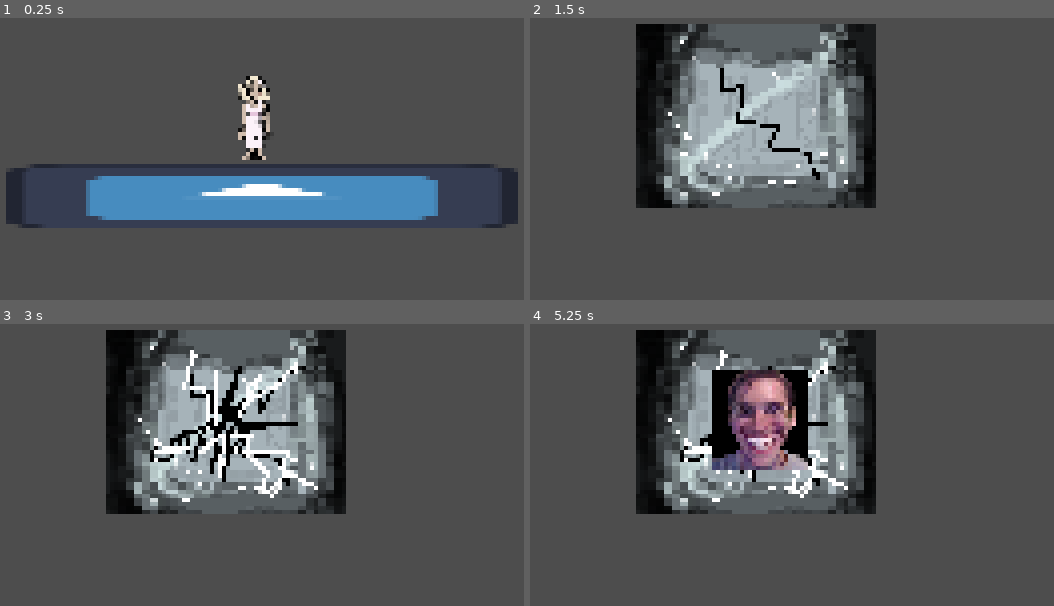
Above: before the commit, frames 1-4 (two rows, left to right).
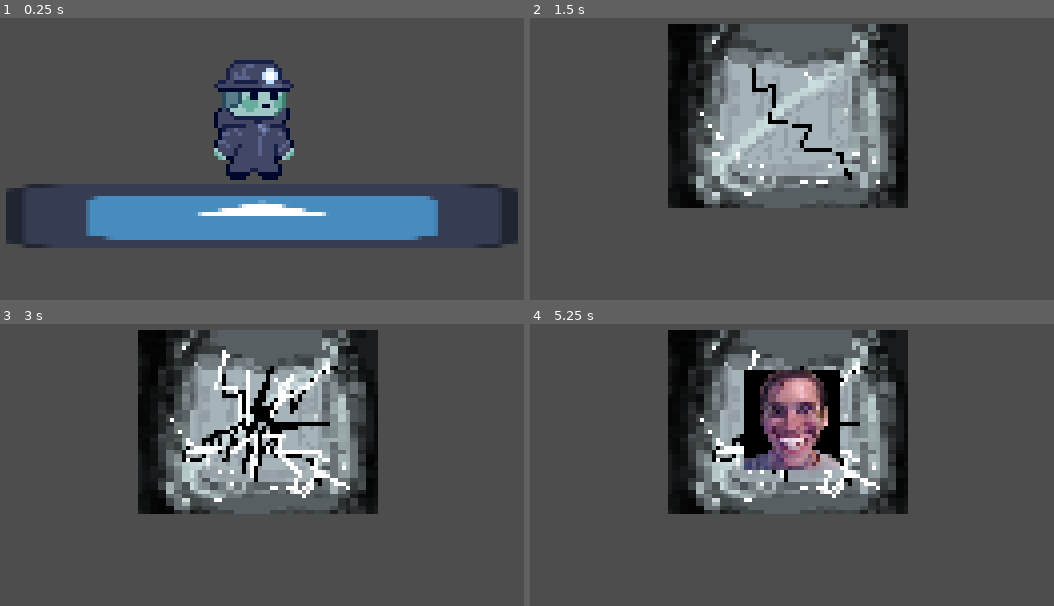
Above: after the commit, the same moments.

Repository: LukeStump/MinerMeltdown
Game: Godot game, scene res://main.tscn
Same seed, same stepped clock (60 frames per second), same inputs: the game is played once before the commit and once after it. The engine's default icon, where the game draws it, is replaced by a stand-in: a white triangle on a blue panel in a dark square.
Inputs (mouse positions are in pixels of both pictures, inside the frame that each line leads up to):
- Up to frame 1 (0.25 s): no input
- Up to frame 2 (1.5 s): tap Enter (ui_accept) at 0.5, 0.6, 0.77, 1.07, 1.25 s; move the mouse to (923, 102) at 0.52 s; hold Right (ui_right) from 0.53 s (still down); click (923, 102) at 0.67 s; move the mouse to (755, 116) at 1.27 s; click (755, 116) at 1.35 s
- Up to frame 3 (3 s): tap Enter (ui_accept) at 1.52, 1.55, 1.82, 2, 2.1, 2.75 s; move the mouse to (319, 346) at 2.02 s; release Right (ui_right) at 2.03 s; hold Left (ui_left) 2.03-2.78 s; move the mouse to (220, 498) at 2.77 s; hold Right (ui_right) from 2.78 s (still down); click (220, 498) at 2.85 s
- Up to frame 4 (5.25 s): tap Enter (ui_accept) at 3.02, 3.05, 3.32, 3.5, 3.6, 3.77, 4.07, 4.25, 4.52, 4.55, 4.82, 5.1 s; move the mouse to (975, 479) at 3.52 s; move the mouse to (592, 371) at 4.27 s; release Right (ui_right) at 4.28 s; hold Left (ui_left) 4.28-5.03 s; click (592, 371) at 4.35 s; move the mouse to (818, 425) at 5.02 s; hold Right (ui_right) from 5.03 s (still down); click (818, 425) at 5.17 s

The runs differ from the first frame. In frame 1, 16% of the frame differs, in the area x 1-99%, y 14-82%; in frame 2, 23%; in frame 3, 25%; in frame 4, 27%, in the area x 20-73%, y 2-68%.

Commit message:
fixed pixel art

Diff:
--- /dev/null
+++ b/FrontOnMining/frontMining.tscn
@@ -0,0 +1,8 @@
+[gd_scene load_steps=2 format=3 uid="uid://cqmoch33p82wq"]
+
+[ext_resource type="PackedScene" uid="uid://dsfyuk14qtsjl" path="res://FrontOnMining/FrontOnIce.tscn" id="1_1q0bg"]
+
+[node name="Mining" type="Node2D"]
+
+[node name="FrontOnIce" parent="." instance=ExtResource("1_1q0bg")]
+position = Vector2(81, 44)
--- a/FrontOnMining/mining.tscn
+++ /dev/null
@@ -1,8 +0,0 @@
-[gd_scene load_steps=2 format=3 uid="uid://cqmoch33p82wq"]
-
-[ext_resource type="PackedScene" uid="uid://dsfyuk14qtsjl" path="res://FrontOnMining/FrontOnIce.tscn" id="1_v5pd4"]
-
-[node name="Mining" type="Node2D"]
-
-[node name="FrontOnIce" parent="." instance=ExtResource("1_v5pd4")]
-position = Vector2(73, 44)
--- a/miner.gd
+++ b/Miner/miner.gd
@@ -11,8 +11,8 @@
 		velocity += get_gravity() * delta
 
 	# Handle jump.
-	if Input.is_action_just_pressed("ui_accept") and is_on_floor():
-		get_tree().change_scene_to_file("res://FrontOnMining/mining.tscn")
+	if Input.is_action_just_pressed("ui_accept"):
+		get_tree().change_scene_to_file("res://FrontOnMining/frontMining.tscn")
 
 	# Get the input direction and handle the movement/deceleration.
 	# As good practice, you should replace UI actions with custom gameplay actions.
--- a/miner.tscn
+++ b/Miner/miner.tscn
@@ -1,21 +1,20 @@
 [gd_scene load_steps=4 format=3 uid="uid://dkmg7anlmcbpk"]
 
-[ext_resource type="Script" path="res://miner.gd" id="1_05lf5"]
-[ext_resource type="Texture2D" uid="uid://h8tpmmdlo64u" path="res://front_normal.png" id="2_qsl0s"]
+[ext_resource type="Script" path="res://Miner/miner.gd" id="1_05lf5"]
+[ext_resource type="Texture2D" uid="uid://cogp6jxvygrgb" path="res://Miner/MINERstill.png" id="2_ry38b"]
 
 [sub_resource type="CapsuleShape2D" id="CapsuleShape2D_rjl1q"]
-radius = 38.0
-height = 194.0
+radius = 11.0
+height = 32.0
 
 [node name="Miner" type="CharacterBody2D"]
-scale = Vector2(0.114676, 0.114676)
 script = ExtResource("1_05lf5")
 
 [node name="CollisionShape2D" type="CollisionShape2D" parent="."]
 shape = SubResource("CapsuleShape2D_rjl1q")
 
-[node name="FrontNormal" type="Sprite2D" parent="."]
-position = Vector2(5, 0)
-texture = ExtResource("2_qsl0s")
+[node name="Camera2D" type="Camera2D" parent="."]
 
-[node name="Camera2D" type="Camera2D" parent="."]
+[node name="MineRstill" type="Sprite2D" parent="."]
+position = Vector2(0, -2)
+texture = ExtResource("2_ry38b")
--- a/main.tscn
+++ b/main.tscn
@@ -2,7 +2,7 @@
 
 [ext_resource type="PackedScene" uid="uid://diq1orq34j6cc" path="res://floor.tscn" id="1_4fs1c"]
 [ext_resource type="Script" path="res://main.gd" id="1_7pk7y"]
-[ext_resource type="PackedScene" uid="uid://dkmg7anlmcbpk" path="res://miner.tscn" id="2_t7m4j"]
+[ext_resource type="PackedScene" uid="uid://dkmg7anlmcbpk" path="res://Miner/miner.tscn" id="2_t7m4j"]
 
 [node name="Node2D" type="Node2D"]
 script = ExtResource("1_7pk7y")
--- a/project.godot
+++ b/project.godot
@@ -29,3 +29,8 @@
 "events": [Object(InputEventMouseButton,"resource_local_to_scene":false,"resource_name":"","device":-1,"window_id":0,"a …(253 unchanged characters)…
 ]
 }
+
+[rendering]
+
+textures/decals/filter=0
+textures/light_projectors/filter=0
--- a/test.tscn
+++ b/test.tscn
@@ -1,6 +1,6 @@
 [gd_scene load_steps=3 format=3 uid="uid://blnxv3kyhird6"]
 
-[ext_resource type="PackedScene" uid="uid://dkmg7anlmcbpk" path="res://miner.tscn" id="1_vf245"]
+[ext_resource type="PackedScene" uid="uid://dkmg7anlmcbpk" path="res://Miner/miner.tscn" id="1_vf245"]
 [ext_resource type="PackedScene" uid="uid://diq1orq34j6cc" path="res://floor.tscn" id="2_qr815"]
 
 [node name="Test" type="Node2D"]
Binary file added: Miner/MINERstill.png
Not shown, added: Miner/MINERstill.png.import
